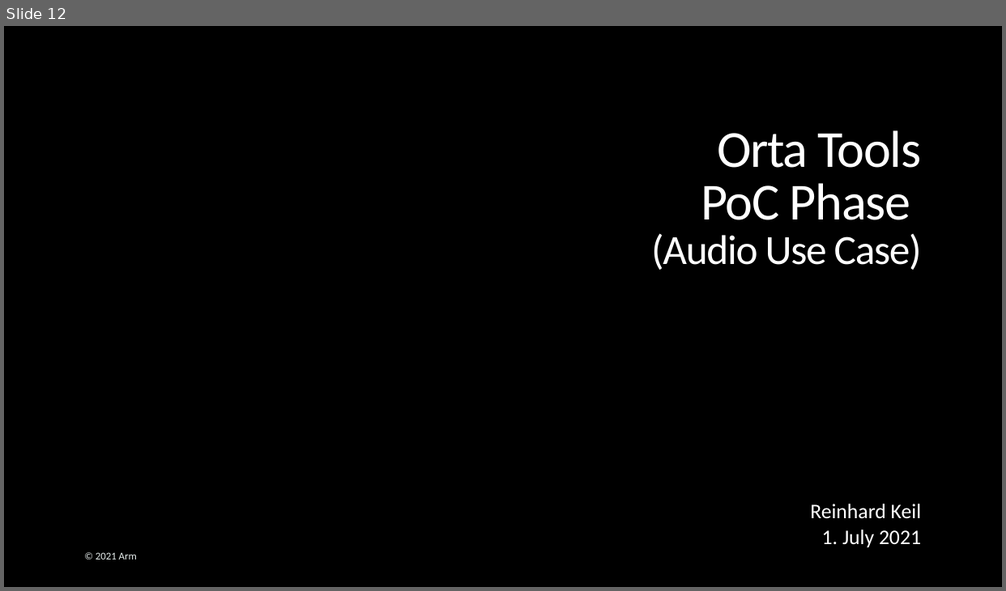
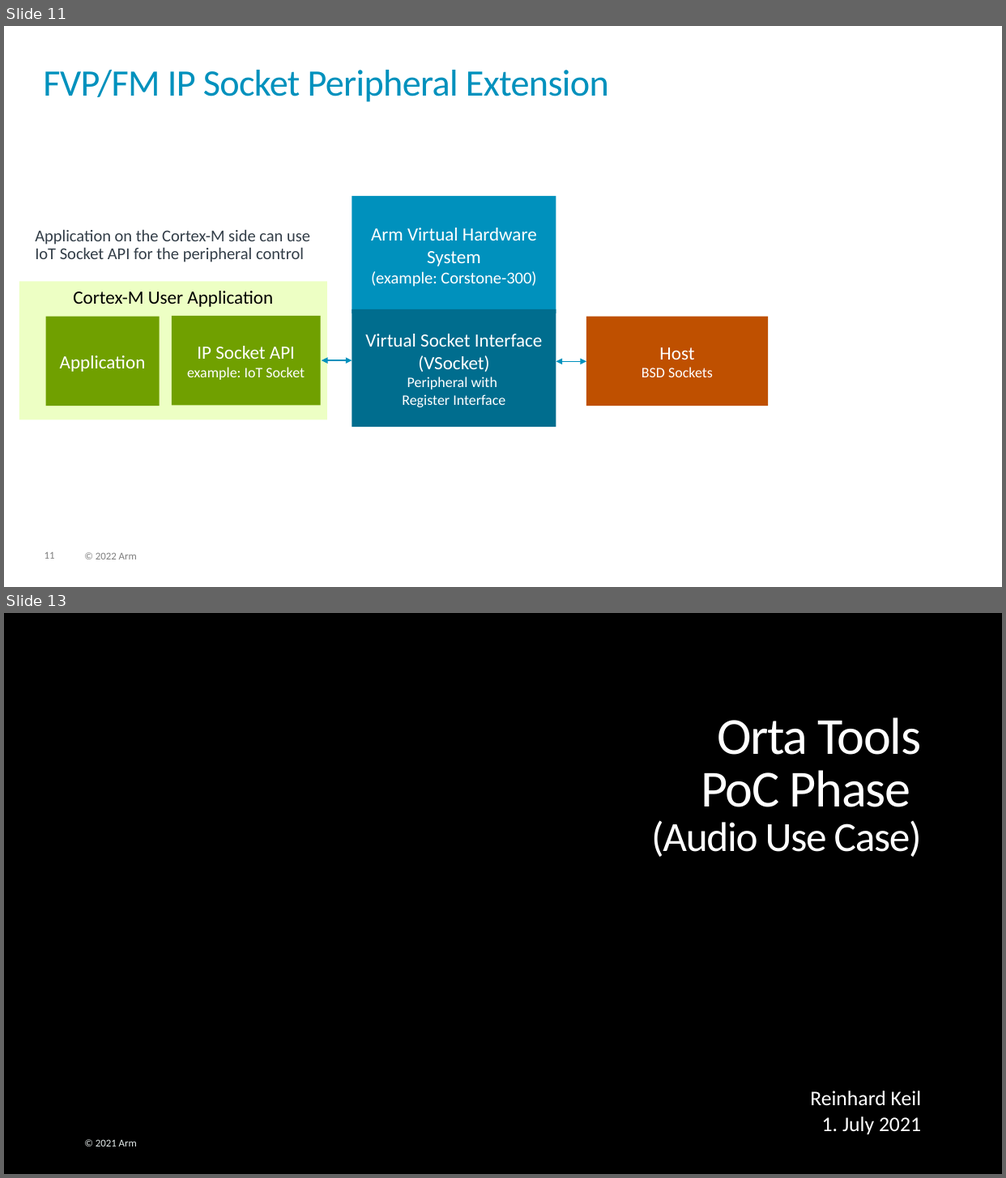
Before and after one commit to ARM-software/AVH, a slide deck: DoxyGen/overview/src/images/img_src.pptx. Shown one above the other, each under a label of ours: slide 12 before the commit, slides 11 and 13 after it; the slides between them are not shown. The pictures are 1006x591 and 1006x1178 pixels, drawn with LibreOffice and Linux fonts; fonts in the diff are those of the drawing; background and template pictures are left out. Boxes give left, top, right and bottom in pixels: in the first picture for what was removed or moved away, otherwise in the second. Text is boxed around its words. In the diff, an @@ line names an element or a change of style, - is before the commit and + after.

```diff
--- a/DoxyGen/overview/src/images/img_src.pptx
+++ b/DoxyGen/overview/src/images/img_src.pptx
@@ slide 11 added at [4, 26, 1002, 587], background #FFFFFF @@
@@ title added at [43, 70, 609, 102], 36 pt, text #0091BD @@
+FVP/FM IP Socket Peripheral Extension
@@ rectangle added at [352, 196, 556, 314], fill #0091BD, 18 pt, text #FFFFFF @@
+Arm Virtual Hardware System
+(example: Corstone-300)
@@ text added at [35, 229, 310, 263], 16 pt, text #333E48 @@
+Application on the Cortex-M side can use
+IoT Socket API for the peripheral control
@@ rectangle added at [19, 281, 327, 420], fill #EDFFC4, 18 pt, text #000000 @@
+Cortex-M User Application
@@ rectangle added at [46, 317, 160, 407], fill #70A000, 18 pt, text #FFFFFF @@
+Application
@@ rectangle added at [172, 316, 321, 406], fill #70A000, 14 pt, text #FFFFFF @@
+IP Socket API
+example: IoT Socket
@@ rectangle added at [352, 310, 556, 427], fill #006D8E, 18 pt, text #FFFFFF @@
+Virtual Socket Interface (VSocket)
+Peripheral with
+Register Interface
@@ rectangle added at [586, 317, 769, 407], fill #BF5000, 14 pt, text #FFFFFF @@
+Host
+BSD Sockets
@@ double arrow added from (322, 361) to (352, 361), #0091BD 1 pt @@
@@ double arrow added from (556, 361) to (586, 361), #0091BD 1 pt @@
@@ page number added at [44, 552, 55, 559], 10 pt, text #7F7F7F @@
+11
@@ text added at [96, 553, 137, 560], 10 pt, text #7F7F7F @@
+© 2022 Arm
@@ what was slide 12 is now slide 13 @@
```
Also in this commit, not shown: 25 slides changed, 1 other slide added, 1 slide removed, 2 other files.
